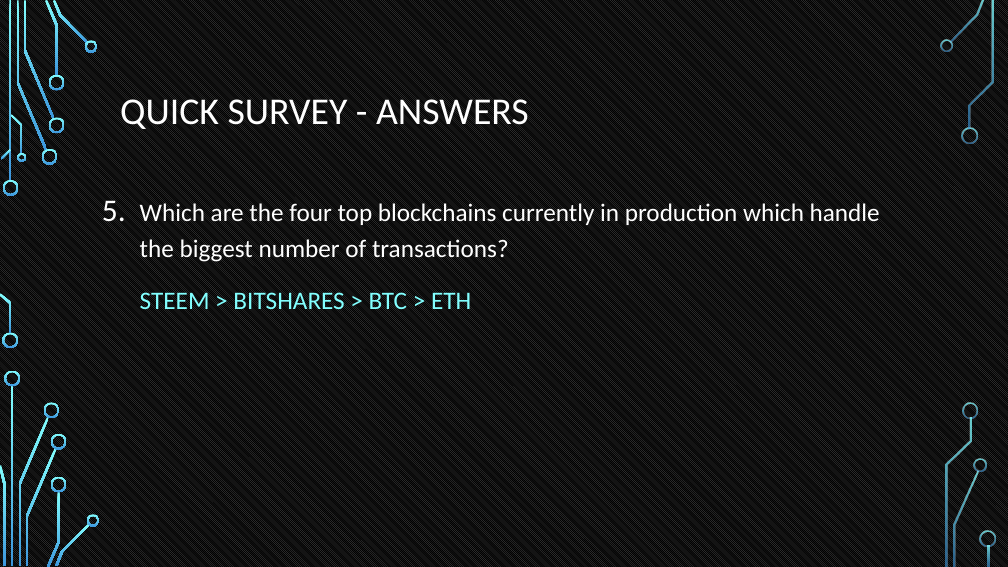
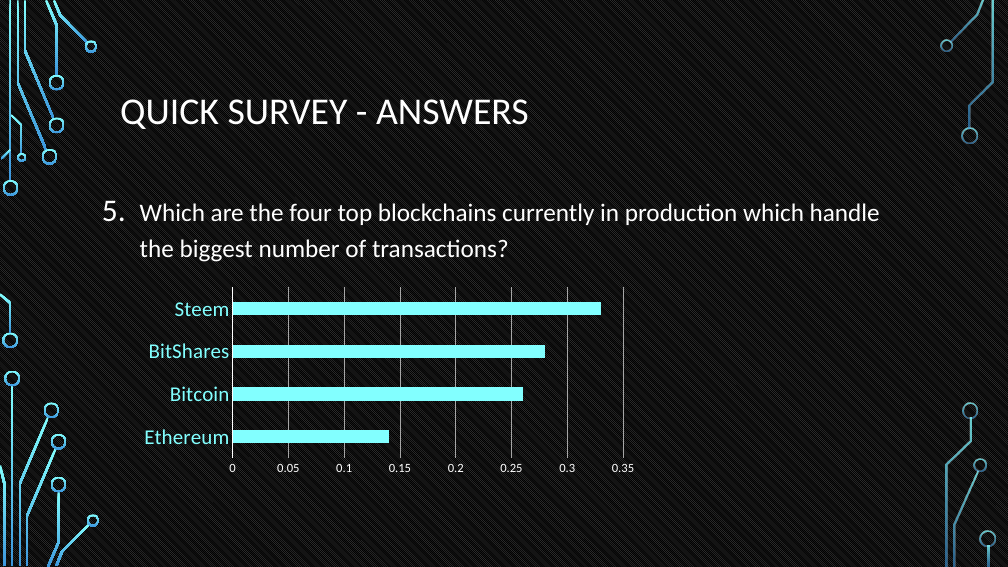
Before and after one commit to tokenika/tokenika.github.io, a slide deck: slide 10 of WarsawBlock.pptx (slide 9 before the commit). Drawn at 1008x567 pixels with LibreOffice and Linux fonts; fonts in the diff are those of the drawing; background and template pictures are left out. Boxes give left, top, right and bottom in pixels: in the first picture for what was removed or moved away, otherwise in the second. Text is boxed around its words. In the diff, an @@ line names an element or a change of style, - is before the commit and + after.

```diff
--- a/WarsawBlock.pptx
+++ b/WarsawBlock.pptx
@@ bar chart added at box(134, 284, 644, 480) @@
+categories: Ethereum, Bitcoin, BitShares, Steem
+Series 1: 0.14, 0.26, 0.28, 0.33
@@ text at box(140, 292, 471, 310): paragraph removed @@
-  STEEM > BITSHARES > BTC > ETH
```
Also in this commit, not shown: 16 other slides changed, 5 slides added, 1 slide removed, 1 other file.
